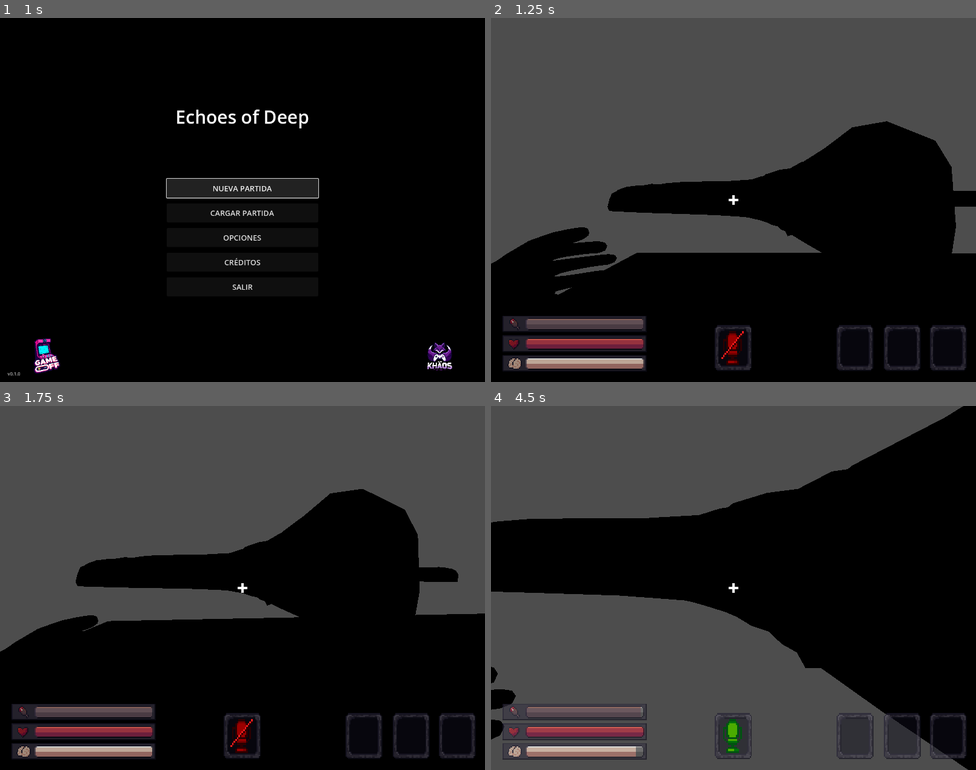
Above: before the commit, frames 1-4 (two rows, left to right).
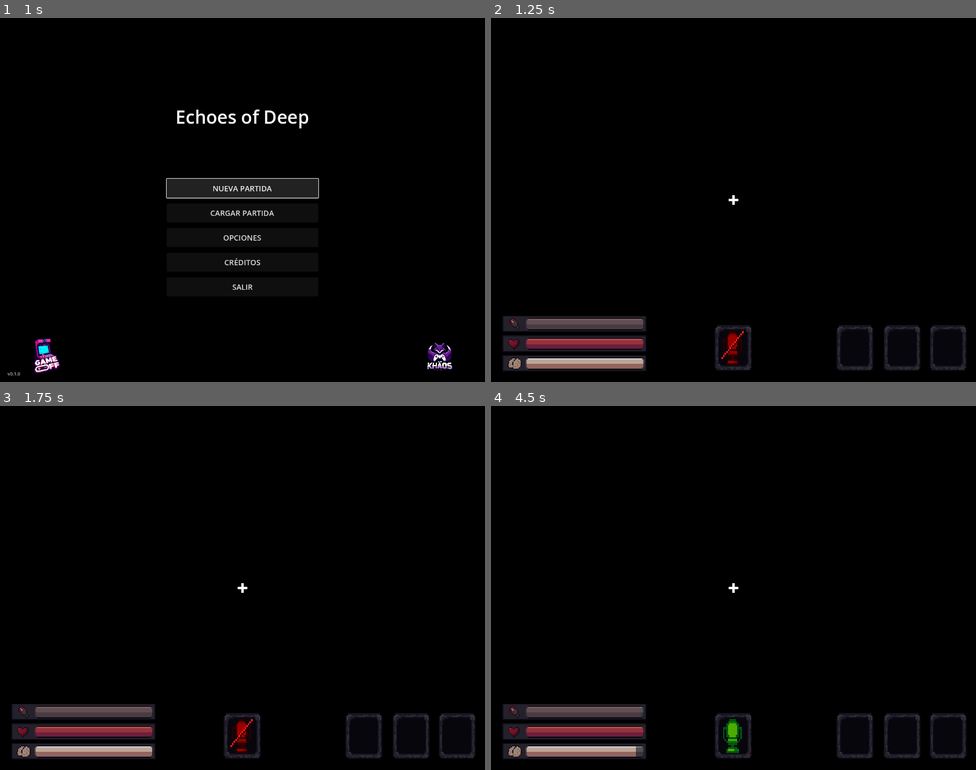
Above: after the commit, the same moments.

Repository: TeamKhaos/Echoes-of-Deep
Game: Godot game, scene res://scenes/main_menu.tscn
The game is run twice, just before and just after one commit, with the same random seed, the same clock (stepped at 60 frames per second) and the same inputs. The project has no main scene, so this scene is started directly. Video files are missing from this copy of the repository; at most half a second of black plays in their place. Sound files missing from this copy of the repository are replaced by a short silence.
Inputs (mouse positions are in pixels of both pictures, inside the frame that each line leads up to):
- Up to frame 1 (1 s): click "NUEVA PARTIDA" at 0.5 s
- Up to frame 2 (1.25 s): no input
- Up to frame 3 (1.75 s): tap Enter at 1.25 s; move the mouse to (266, 588) at 1.27 s; hold W (Up) from 1.28 s (still down); hold Shift (Crouch) from 1.28 s (still down); click (266, 588) at 1.42 s
- Up to frame 4 (4.5 s): keep holding W (Up); move the mouse to (709, 588) at 2.02 s; release Shift (Crouch) at 2.03 s; tap Q (Drop) at 2.1 s; move the mouse to (743, 580) at 2.77 s; tap E (Interact) at 2.85 s; move the mouse to (728, 595) at 3.52 s; tap F (Microphone) at 3.6 s; click (728, 595) at 3.67 s; move the mouse to (767, 591) at 4.27 s; hold Right mouse button (right_click) from 4.28 s (still down)

Frame 1 is identical in both runs. In frame 2, 50% of the frame differs, in the area x 0-100%, y 0-76%; in frame 3, 45%; in frame 4, 54%, in the area x 0-99%, y 0-100%.

Commit message:
update sonar

Diff:
--- a/scenes/plataforma.tscn
+++ b/scenes/plataforma.tscn
@@ -8,15 +8,28 @@
 [ext_resource type="PackedScene" uid="uid://be5kkjfpgt3sy" path="res://scenes/scenary_objects/fogata.tscn" id="5_sfnd5"]
 [ext_resource type="PackedScene" uid="uid://b0o2h1nf4516m" path="res://scenes/EnemyTest.tscn" id="6_lxy4y"]
 [ext_resource type="PackedScene" uid="uid://cjinoan3rfh77" path="res://scenes/scenary_cave/tunel_1.tscn" id="8_o8nxa"]
-[ext_resource type="Shader" uid="uid://be8jh6fto5804" path="res://resources/materials/postprocesado.gdshader" id="9_bc5n3"]
 [ext_resource type="Script" uid="uid://crh7g3k80a01s" path="res://scripts/AmbientWindControll.gd" id="10_yqmvt"]
 [ext_resource type="AudioStream" uid="uid://co0tgnjj4ylil" path="res://resources/audio/viento_fuerte.mp3" id="11_2kgci"]
 [ext_resource type="AudioStream" uid="uid://cxpobmpa53gue" path="res://resources/audio/viento_suave.mp3" id="12_mxmwd"]
-[ext_resource type="Shader" uid="uid://8y1s3rli7syl" path="res://resources/materials/postprocesado2.gdshader" id="13_dua2e"]
-[ext_resource type="Script" path="res://scripts/ItemAudioController.gd" id="13_mxmwd"]
-[ext_resource type="AudioStream" uid="uid://5vwrnvf2jbq3" path="res://resources/audio/pickup.mp3" id="14_34t2b"]
-[ext_resource type="AudioStream" uid="uid://ctx14oknswvxe" path="res://resources/audio/drop.mp3" id="15_dua2e"]
-[ext_resource type="AudioStream" uid="uid://bow4dpbp62fiq" path="res://resources/audio/comer.mp3" id="16_vh305"]
+[ext_resource type="Script" uid="uid://dsoj5j6phbx5a" path="res://scripts/ItemAudioController.gd" id="13_mxmwd"]
+[ext_resource type="AudioStream" uid="uid://dkisj0jap0h0r" path="res://resources/audio/pickup.mp3" id="14_34t2b"]
+[ext_resource type="AudioStream" uid="uid://bauivodcj556c" path="res://resources/audio/drop.mp3" id="15_dua2e"]
+[ext_resource type="AudioStream" uid="uid://07gs5dl0xh07" path="res://resources/audio/comer.mp3" id="16_vh305"]
+
+[sub_resource type="ProceduralSkyMaterial" id="ProceduralSkyMaterial_34t2b"]
+sky_top_color = Color(0, 0, 0, 1)
+sky_horizon_color = Color(0, 0, 0, 1)
+ground_bottom_color = Color(0, 0, 0, 1)
+ground_horizon_color = Color(0, 0, 0, 1)
+
+[sub_resource type="Sky" id="Sky_dua2e"]
+sky_material = SubResource("ProceduralSkyMaterial_34t2b")
+
+[sub_resource type="Environment" id="Environment_vh305"]
+background_mode = 2
+sky = SubResource("Sky_dua2e")
+tonemap_mode = 2
+glow_enabled = true
 
 [sub_resource type="BoxShape3D" id="BoxShape3D_ij1v8"]
 size = Vector3(20, 0.5, 20)
@@ -26,38 +39,10 @@
 
 [sub_resource type="SphereShape3D" id="SphereShape3D_bc5n3"]
 
-[sub_resource type="ShaderMaterial" id="ShaderMaterial_yqmvt"]
-render_priority = 0
-shader = ExtResource("9_bc5n3")
-shader_parameter/color_profundidad = 16.0
-shader_parameter/dither_amount = 0.5
-shader_parameter/brightness_threshold = 1.2
-shader_parameter/preserve_bright_pixels = true
-shader_parameter/shadow_brightness = 0.15
-shader_parameter/outline_thickness = 2.0
-shader_parameter/outline_threshold = 0.05
-shader_parameter/outline_color = Color(1, 1, 1, 1)
-shader_parameter/outline_intensity = 1.5
-shader_parameter/use_depth_outline = true
-shader_parameter/use_normal_outline = true
-shader_parameter/depth_sensitivity = 40.0
-shader_parameter/sonar_mode = false
+[node name="Plataforma" type="Node3D"]
 
-[sub_resource type="QuadMesh" id="QuadMesh_o8nxa"]
-flip_faces = true
-size = Vector2(2, 2)
-
-[sub_resource type="ShaderMaterial" id="ShaderMaterial_dua2e"]
-render_priority = 0
-shader = ExtResource("13_dua2e")
-shader_parameter/dither_amount = 0.5
-shader_parameter/edge_threshold = 0.1
-shader_parameter/edge_softness = 0.3
-shader_parameter/brightness_threshold = 1.2
-shader_parameter/use_edge_detection = true
-shader_parameter/preserve_bright_pixels = true
-
-[node name="Plataforma" type="Node3D"]
+[node name="WorldEnvironment" type="WorldEnvironment" parent="."]
+environment = SubResource("Environment_vh305")
 
 [node name="StaticBody3D" type="StaticBody3D" parent="."]
 
@@ -118,18 +103,7 @@
 transform = Transform3D(1, 0, 0, 0, 1, 0, 0, 0, 1, 0, 0.35051894, -6.5081606)
 
 [node name="Tunel1" parent="." instance=ExtResource("8_o8nxa")]
-transform = Transform3D(1, 0, 0, 0, 1, 0, 0, 0, 1, -12.936312, 2.975579, -0.4726367)
-
-[node name="Sonar" type="MeshInstance3D" parent="."]
-visible = false
-material_override = SubResource("ShaderMaterial_yqmvt")
-extra_cull_margin = 16384.0
-mesh = SubResource("QuadMesh_o8nxa")
-
-[node name="Sonar2" type="MeshInstance3D" parent="."]
-material_override = SubResource("ShaderMaterial_dua2e")
-extra_cull_margin = 16384.0
-mesh = SubResource("QuadMesh_o8nxa")
+transform = Transform3D(1, 0, 0, 0, 1, 0, 0, 0, 1, -12.933714, 2.9515946, -0.46546125)
 
 [node name="AmbientWindController" type="Node3D" parent="." node_paths=PackedStringArray("player")]
 script = ExtResource("10_yqmvt")
--- a/scenes/player/player.tscn
+++ b/scenes/player/player.tscn
@@ -9,18 +9,39 @@
 [ext_resource type="PackedScene" uid="uid://qqki4f1idp4p" path="res://scenes/player/player_arms.tscn" id="4_75vfm"]
 [ext_resource type="PackedScene" uid="uid://cu3maytsanx4s" path="res://scenes/player/voice.tscn" id="6_qek5x"]
 [ext_resource type="PackedScene" uid="uid://c1118cqtdm1xd" path="res://scenes/player/hud/hud.tscn" id="7_0owmy"]
-[ext_resource type="PackedScene" path="res://scenes/scenary_objects/voz prueba.tscn" id="10_je7p5"]
 [ext_resource type="PackedScene" uid="uid://d8md2xjyxxb0" path="res://scenes/pause_menu.tscn" id="11_pause"]
+[ext_resource type="Shader" uid="uid://be8jh6fto5804" path="res://resources/materials/postprocesado.gdshader" id="12_fm80t"]
 
 [sub_resource type="CapsuleShape3D" id="CapsuleShape3D_u8vuu"]
 radius = 0.2
 height = 1.7
 
+[sub_resource type="ShaderMaterial" id="ShaderMaterial_gx1jg"]
+render_priority = 0
+shader = ExtResource("12_fm80t")
+shader_parameter/color_profundidad = 16.0
+shader_parameter/dither_amount = 0.5
+shader_parameter/brightness_threshold = 1.2
+shader_parameter/preserve_bright_pixels = true
+shader_parameter/shadow_brightness = 0.15
+shader_parameter/outline_thickness = 2.0
+shader_parameter/outline_threshold = 0.05
+shader_parameter/outline_color = Color(1, 1, 1, 1)
+shader_parameter/outline_intensity = 1.5
+shader_parameter/use_depth_outline = true
+shader_parameter/use_normal_outline = true
+shader_parameter/depth_sensitivity = 40.0
+shader_parameter/sonar_mode = false
+
+[sub_resource type="QuadMesh" id="QuadMesh_ugbui"]
+flip_faces = true
+size = Vector2(2, 2)
+
 [node name="Player" type="CharacterBody3D" groups=["player"]]
 transform = Transform3D(1, 0, 0, 0, 1, 0, 0, 0, 1, 0, 0.8527156, 0)
 script = ExtResource("1_3vyb7")
 footstep_sound = ExtResource("2_fm80t")
-footstep_volume_db = 10.0
+footstep_volume_db = 1.0
 
 [node name="Pivot" type="Node3D" parent="."]
 transform = Transform3D(-1, 0, -8.742278e-08, 0, 1, 0, 8.742278e-08, 0, -1, 0, 0.5366583, 0)
@@ -56,21 +77,16 @@
 
 [node name="FootstepsPlayer" type="AudioStreamPlayer3D" parent="."]
 
-[node name="CheckFloorMaterialRay" type="RayCast3D" parent="."]
-
-[node name="StairsRaycast" type="RayCast3D" parent="."]
-unique_name_in_owner = true
-
-[node name="VoiceWave" parent="." instance=ExtResource("10_je7p5")]
-visible = false
-script = null
-
-[node name="StairsBelowRaycast" type="RayCast3D" parent="."]
-unique_name_in_owner = true
-
 [node name="PlayerHUD" type="CanvasLayer" parent="."]
 
 [node name="hud" parent="PlayerHUD" instance=ExtResource("7_0owmy")]
 
+[node name="PauseMenu" parent="." instance=ExtResource("11_pause")]
+
+[node name="Sonar" type="MeshInstance3D" parent="."]
+visible = false
+material_override = SubResource("ShaderMaterial_gx1jg")
+extra_cull_margin = 16384.0
+mesh = SubResource("QuadMesh_ugbui")
+
 [connection signal="timeout" from="FootstepsTimer" to="." method="_on_footsteps_timer_timeout"]
-[node name="PauseMenu" parent="." instance=ExtResource("11_pause")]
--- a/scripts/player/player.gd
+++ b/scripts/player/player.gd
@@ -6,7 +6,7 @@
 @onready var collision_shape = $CollisionShape3D
 @onready var player_hud = $PlayerHUD
 @onready var voice_controller = $Voice
-@onready var voiceparticle = $VoiceWave
+@onready var sonar = $Sonar
 
 @onready var hud = $PlayerHUD/hud
 @onready var object_marker = $Pivot/Camera3D/ObjectMarker
@@ -174,9 +174,9 @@
 		voice_controller.toggle_microphone()
 
 	if voice_controller.is_active():
-		voiceparticle.visible = true
-	else:
-		voiceparticle.visible = false
+		sonar.visible = true
+	else:
+		sonar.visible = false
 
 	if Input.is_key_pressed(KEY_R):
 		_try_consume_held_item()
Not shown: 1 places in scenes/plataforma.tscn that only renumber resources
Not shown: 1 places in scenes/player/player.tscn that only renumber resources
